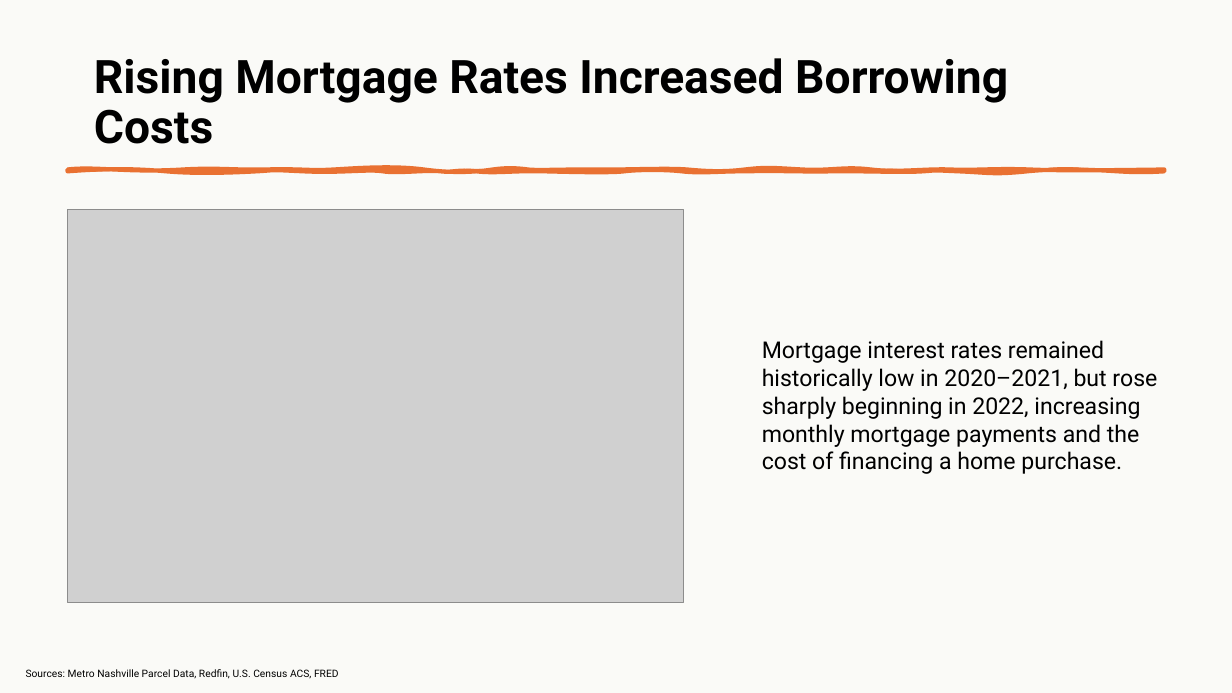
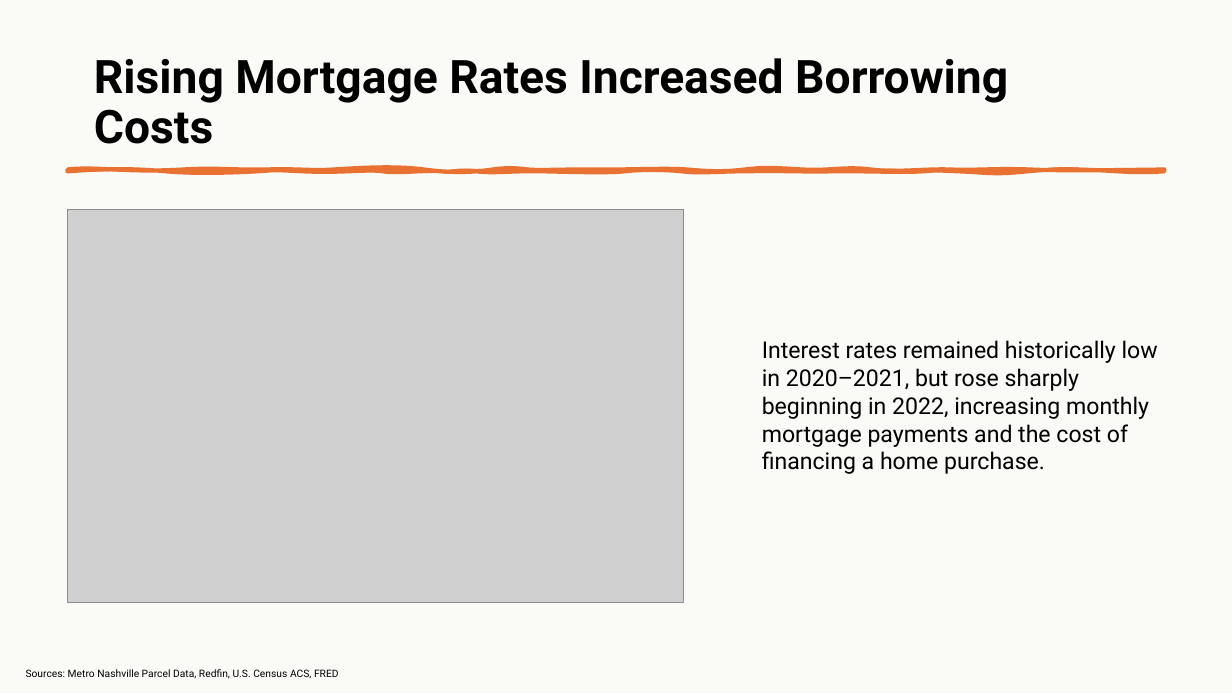
Before and after one commit to lukemgaff/Capstone-Project, a slide deck: slide 9 of Nashville Housing Presentation.pptx. Drawn at 1232x693 pixels with LibreOffice and Linux fonts; fonts in the diff are those of the drawing; grey boxes stand for pictures. Boxes give left, top, right and bottom in pixels: in the first picture for what was removed or moved away, otherwise in the second. Text is boxed around its words. In the diff, an @@ line names an element or a change of style, - is before the commit and + after.

Commit message:
1/6 Push

```diff
--- a/Nashville Housing Presentation.pptx
+++ b/Nashville Housing Presentation.pptx
@@ text at (762,340,1158,474): text changed @@
-Mortgage interest rates remained historically low in 2020–2021, but rose sharply beginning in 2022, increasing monthly mortgage payments and the cost of financing a home purchase.
+Interest rates remained historically low in 2020–2021, but rose sharply beginning in 2022, increasing monthly mortgage payments and the cost of financing a home purchase.
```
